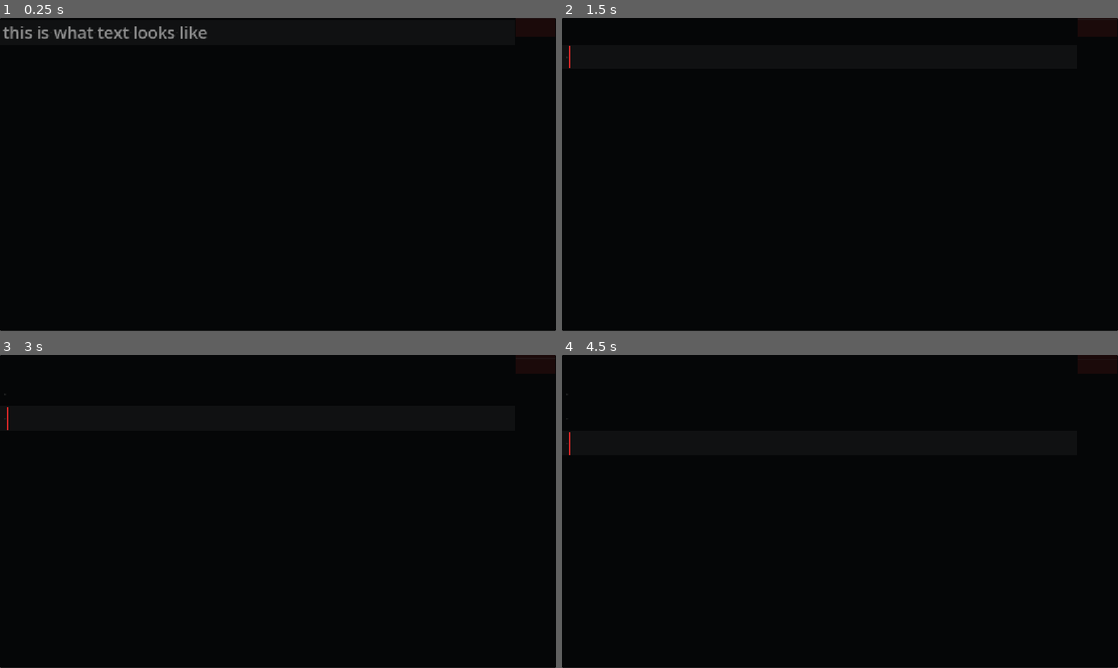
Above: before the commit, frames 1-4 (two rows, left to right).
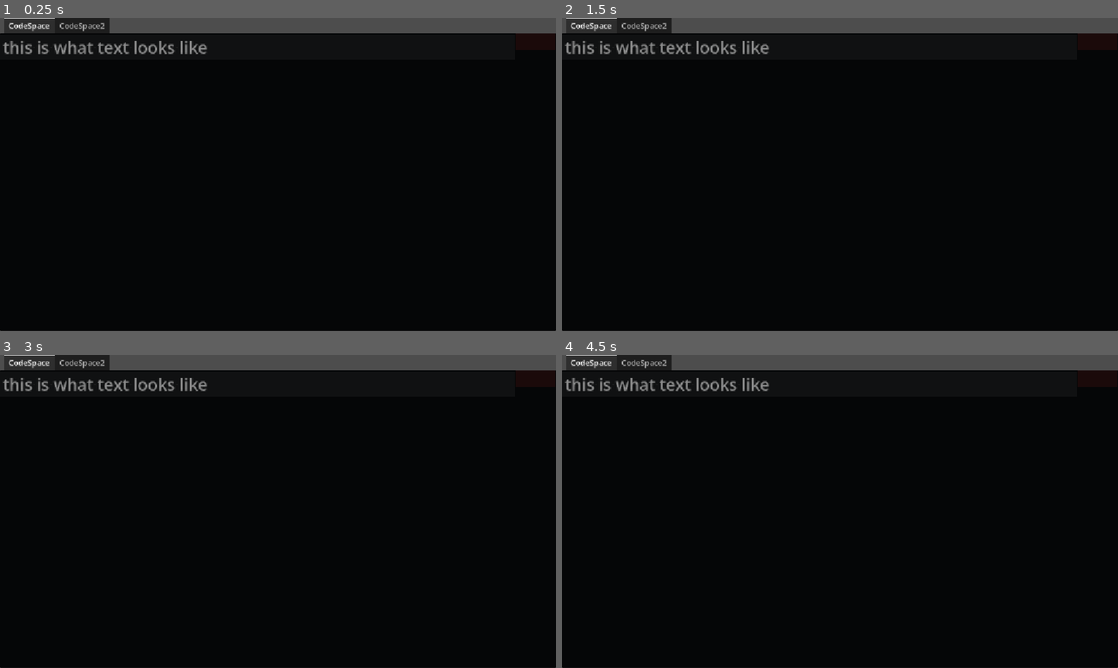
Above: after the commit, the same moments.

Repository: Vaibhavk726/Azazel-Code-Editor
Game: Godot game, scene res://src/root.tscn
Two runs of this game, one before a commit and one after it. Both use one fixed random seed, a clock stepped at 60 frames per second and the inputs below.
Inputs:
- Up to frame 1 (0.25 s): no input
- Up to frame 2 (1.5 s): tap Enter at 0.5 s; tap Space at 1.25 s
- Up to frame 3 (3 s): tap Enter at 2 s; tap Space at 2.75 s
- Up to frame 4 (4.5 s): tap Enter at 3.5 s; tap Space at 4.25 s

The runs differ from the first frame. In frame 1, 5.7% of the frame differs, in the area x 0-100%, y 0-100%; in frame 2, 5.6%; in frame 3, 5.7%; in frame 4, 5.7%.

Commit message:
Tabs: Added bare bones tab system.

Diff:
--- /dev/null
+++ b/src/Editor/Tabs/tab_system.tscn
@@ -0,0 +1,8 @@
+[gd_scene format=3 uid="uid://ddkuolusj8et7"]
+
+[node name="TabSystem" type="TabContainer" unique_id=205781842]
+anchors_preset = 15
+anchor_right = 1.0
+anchor_bottom = 1.0
+grow_horizontal = 2
+grow_vertical = 2
--- a/src/root.tscn
+++ b/src/root.tscn
@@ -1,7 +1,18 @@
 [gd_scene format=3 uid="uid://cvb84psn61cpe"]
 
 [ext_resource type="PackedScene" uid="uid://dqddxhwwmufyf" path="res://src/Editor/Code Space/code_space.tscn" id="1_dop5u"]
+[ext_resource type="PackedScene" uid="uid://ddkuolusj8et7" path="res://src/Editor/Tabs/tab_system.tscn" id="1_pribe"]
 
 [node name="Root" type="Node" unique_id=1926397001]
 
-[node name="CodeSpace" parent="." unique_id=745082227 instance=ExtResource("1_dop5u")]
+[node name="TabSystem" parent="." unique_id=205781842 instance=ExtResource("1_pribe")]
+current_tab = 0
+
+[node name="CodeSpace" parent="TabSystem" unique_id=745082227 instance=ExtResource("1_dop5u")]
+layout_mode = 2
+metadata/_tab_index = 0
+
+[node name="CodeSpace2" parent="TabSystem" unique_id=399355942 instance=ExtResource("1_dop5u")]
+visible = false
+layout_mode = 2
+metadata/_tab_index = 1
